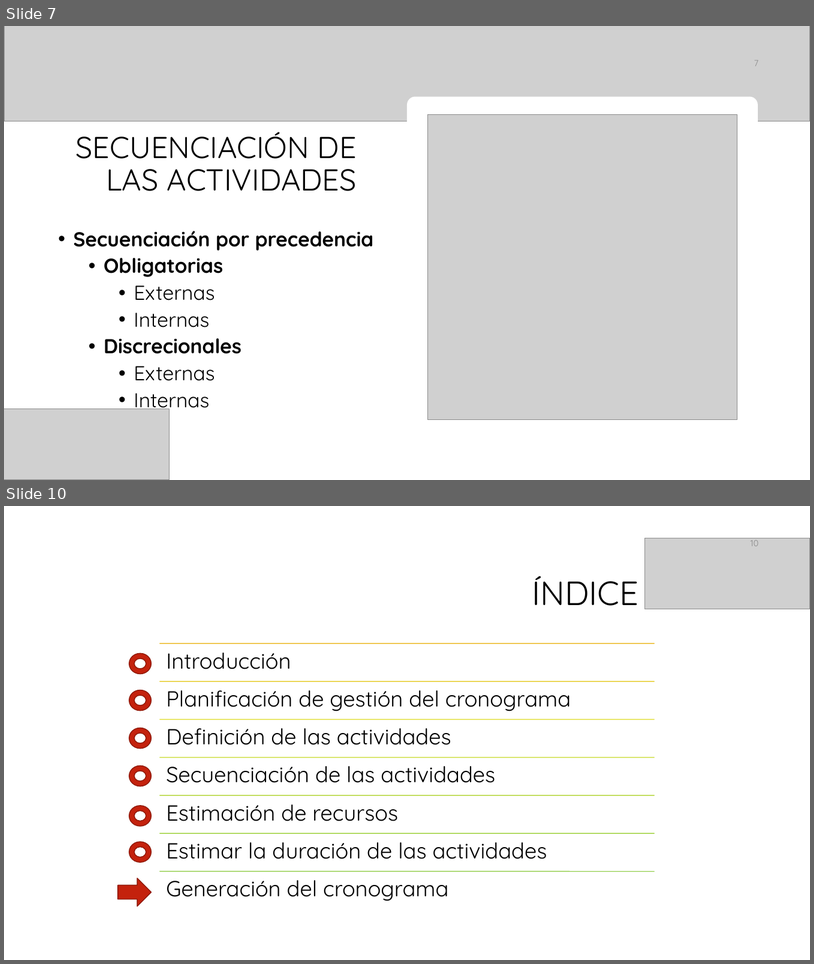
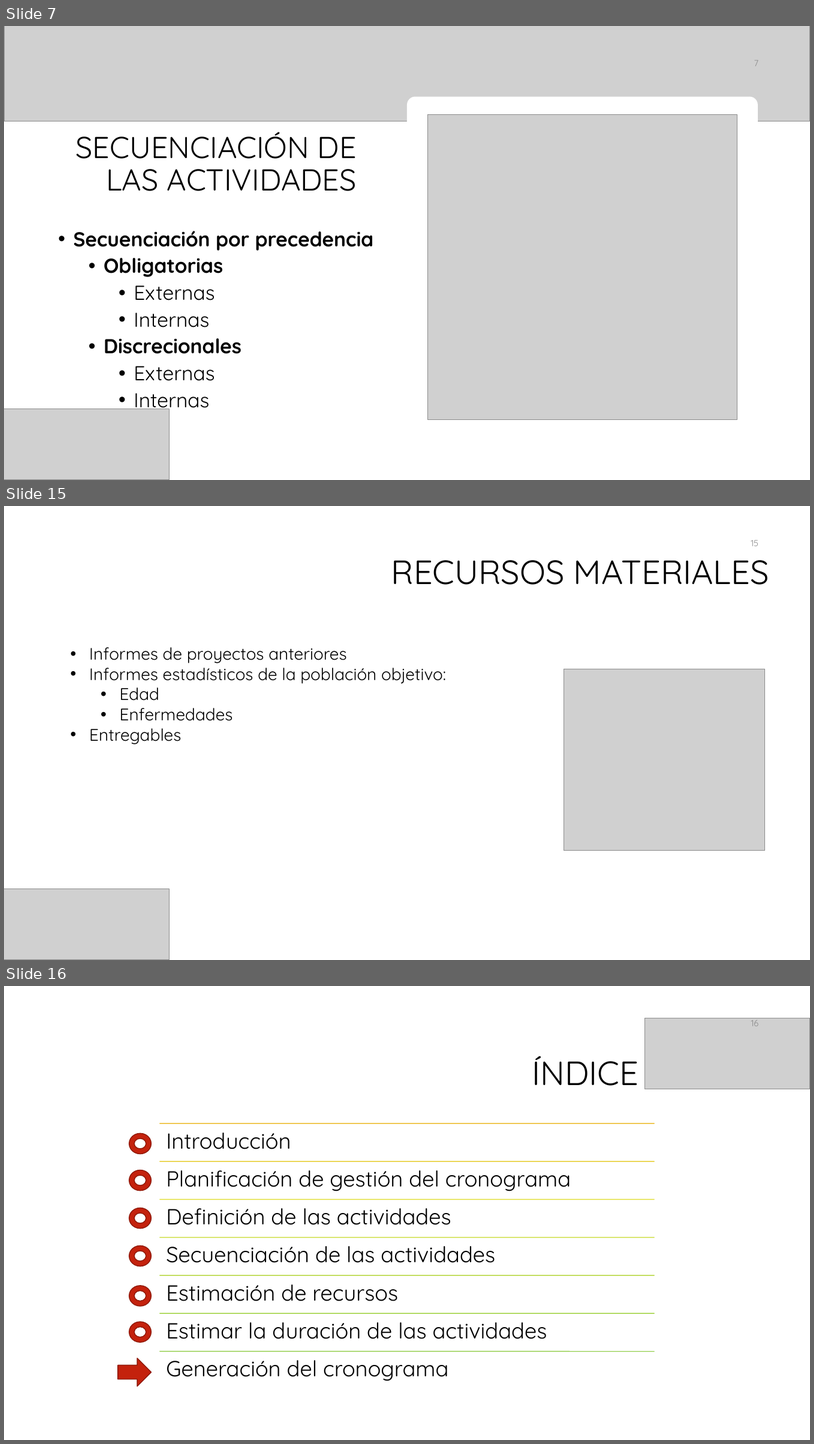
Before and after one commit to galledohm/Gestion_Proyectos, a slide deck: Documentos_generados/2.Gestion del tiempo/Presentación2.pptx. Shown one above the other, each under a label of ours: slides 7 and 10 before the commit, slides 7, 15 and 16 after it; the slides between them are not shown. The pictures are 814x964 and 814x1444 pixels, drawn with LibreOffice and Linux fonts; fonts in the diff are those of the drawing; grey boxes stand for pictures; background and template pictures are left out. Boxes give left, top, right and bottom in pixels: in the first picture for what was removed or moved away, otherwise in the second. Text is boxed around its words. In the diff, an @@ line names an element or a change of style, - is before the commit and + after.

Commit message:
Añado recursos a la presentacion2

```diff
--- a/Documentos_generados/2.Gestion del tiempo/Presentación2.pptx
+++ b/Documentos_generados/2.Gestion del tiempo/Presentación2.pptx
@@ slide 15 added at <box>4,506,810,960</box>, background #FFFFFF @@
@@ page number added at <box>751,540,759,546</box>, 10.5 pt, text #8C8C8C @@
+15
@@ title added at <box>392,560,770,585</box>, 40 pt, text #000000 @@
+RECURSOS MATERIALES
@@ text added at <box>89,647,446,744</box>, 20 pt, text #000000 @@
+• Informes de proyectos anteriores
+• Informes estadísticos de la población objetivo:
+  • Edad
+  • Enfermedades
+• Entregables
@@ picture added at <box>564,669,765,851</box> @@
@@ picture added at <box>4,889,170,960</box> @@
@@ what was slide 10 is now slide 16 @@
@@ page number at <box>752,1018,759,1026</box>: text changed @@
-10
+16
```
Also in this commit, not shown: 5 slides changed, 5 other slides added.
